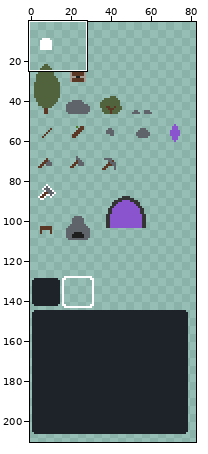
A sprite sheet gets an edit: public/textures/atlas.png. Above, an overview of the earlier version with the close-up marked.
Close-up. Before the commit:
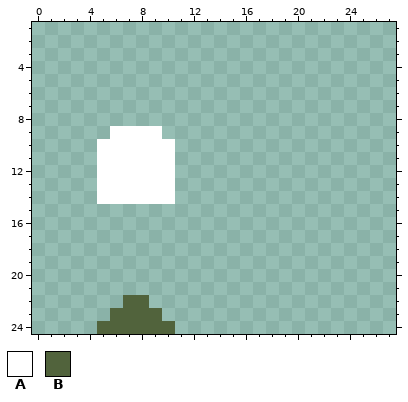
The file is 256x256 pixels. Shown: x 0..27, y 1..24. The wide view leaves out empty margins.
Palette (. is transparent): A #ffffff  B #51633c
Pixels before, first column x 5:
 9 .AAAA.
10 AAAAAA
11 AAAAAA
12 AAAAAA
13 AAAAAA
14 AAAAAA
15 ......
16 ......
17 ......
18 ......
19 ......
20 ......
21 ......
22 ..BB..
23 .BBBB.
24 BBBBBB
The result:
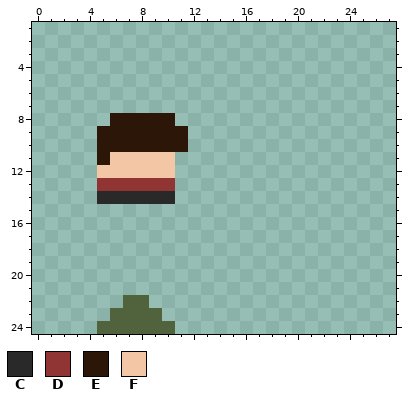
Colours new in this view: C #292929  D #903434  E #2c1608  F #f3c6a5
From old to new:
{"y":8,"x":6,"old":".....","new":"EEEEE"}
{"y":9,"x":5,"old":".AAAA..","new":"EEEEEEE"}
{"y":10,"x":5,"old":"AAAAAA.","new":"EEEEEEE"}
{"y":11,"x":5,"old":"AAAAAA","new":"EFFFFF"}
{"y":12,"x":5,"old":"AAAAAA","new":"FFFFFF"}
{"y":13,"x":5,"old":"AAAAAA","new":"DDDDDD"}
{"y":14,"x":5,"old":"AAAAAA","new":"CCCCCC"}
{"label":"changed","picture_box":[97,113,188,204]}
